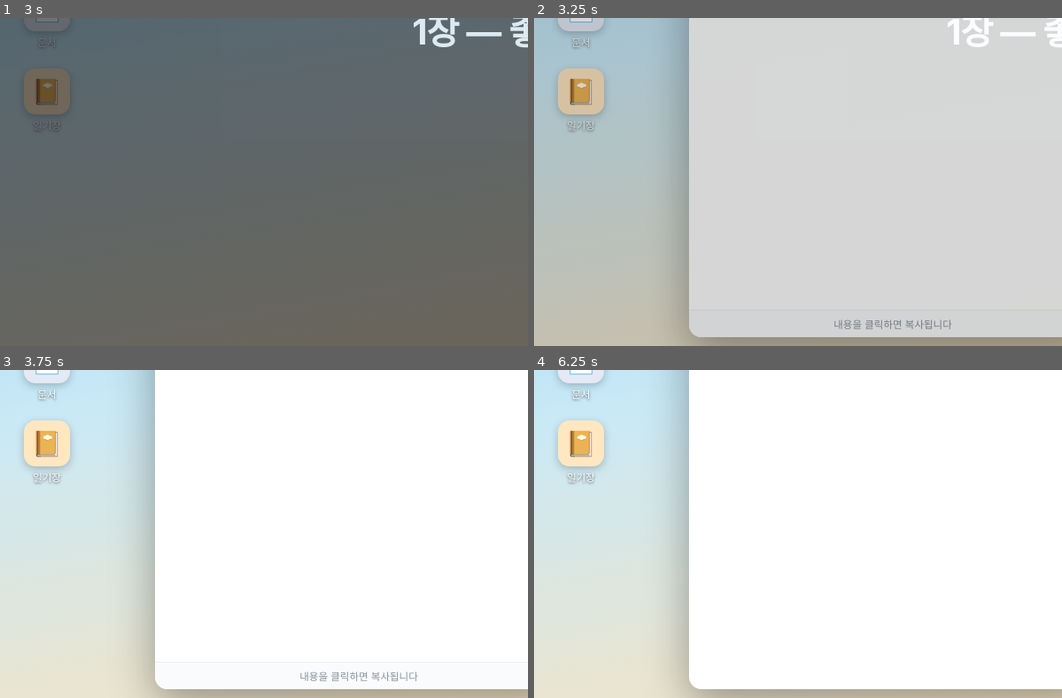
Above: before the commit, frames 1-4 (two rows, left to right).
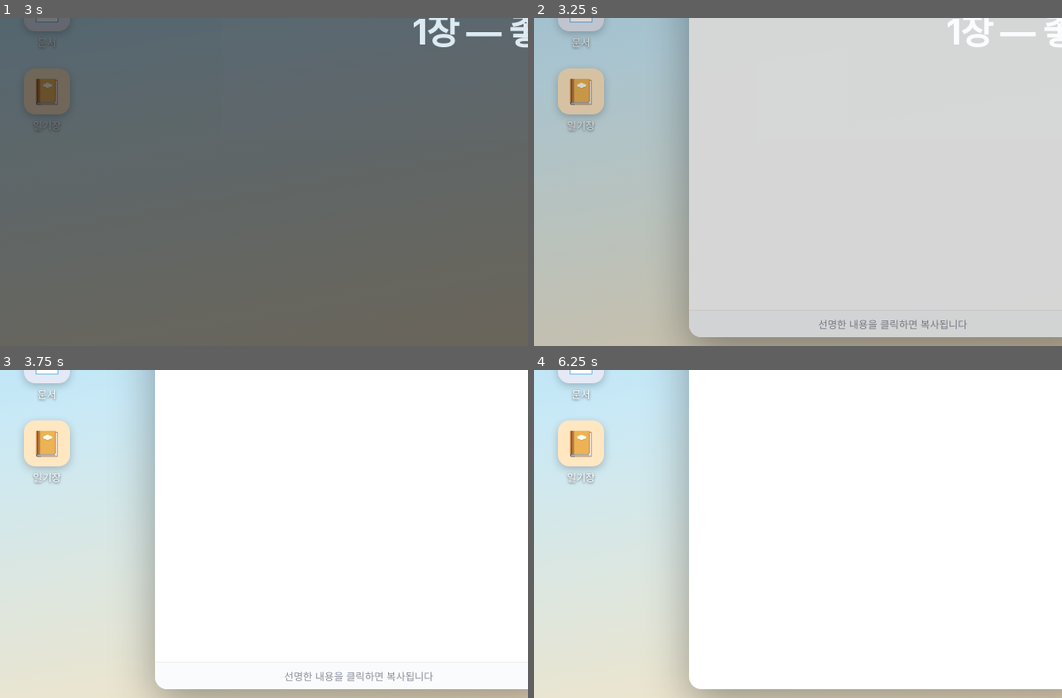
Above: after the commit, the same moments.

Repository: sangeunpk/maza-game
Game: browser game, page index.html
Same seed, same stepped clock (60 frames per second), same inputs: the game is played once before the commit and once after it.
Inputs (mouse positions are % of the whole screen's width and height, from its top left):
- Up to frame 1 (3 s): click "시작하기" at 0.27 s
- Up to frame 2 (3.25 s): click "🖼️ 갤러리" at 3.07 s
- Up to frame 3 (3.75 s): click (34, 23) at 3.67 s
- Up to frame 4 (6.25 s): click "📔 일기장" at 4.27 s; click (34, 19) at 4.87 s; click "📷 DM" at 5.47 s; click "💬 톡" at 6.07 s
The pictures show only the part of the screen within x 0-50%, y 50-100%; the shares and areas given below are measured in that part.

Frame 1 is identical in both runs. In frame 2, 0.4% of the frame differs, in the area x 53-83%, y 91-95%; in frame 3, 0.4%; in frame 4, nothing differs.

Commit message:
복사 불가 내용 흐리게 처리 및 새 대화가 없을 때의 응답 추가
Co-Authored-By: Claude Haiku 5.5 <noreply@anthropic.com>

Diff:
--- a/index.html
+++ b/index.html
@@ -141,6 +141,8 @@
   .blk.card td { padding: 4px 6px; border-bottom: 1px solid #ebe8dc; }
   .blk.card td:nth-child(n+2) { text-align: right; font-variant-numeric: tabular-nums; }
   .blk:hover .bub { border-color: var(--mint); }
+  /* 지금 마자에게 보여 줄 수 없는 내용(이미 나눈 이야기 등): 흐리게, 클릭 불가 */
+  .blk.dim { opacity: 0.42; filter: grayscale(1) blur(0.6px); pointer-events: none; cursor: default; }
   .blk.copied::after {
     content: '복사됨 ✓'; position: absolute; top: -9px; right: 4px; z-index: 2;
     background: var(--mint-dark); color: #fff; font-size: 11px; font-weight: 700;
@@ -283,7 +285,7 @@
           <button id="appX" title="닫기">✕</button>
         </header>
         <div id="appBody"></div>
-        <div id="appHint">내용을 클릭하면 복사됩니다</div>
+        <div id="appHint">선명한 내용을 클릭하면 복사됩니다</div>
       </section>
     </div>
 
@@ -831,6 +833,45 @@
        good: '그렇지 않아. 지우도 엄마도 계속 너를 찾고 있어. 그리고 이런 생각이 들 땐, 나 말고 곁에 있는 사람한테 꼭 말해 줘. 엄마나 선생님, 아니면 109에.' },
 };
 
+/* ---------- 새 대화가 열리지 않는 내용을 붙여넣었을 때의 대답 (무작위, 직전 것과 겹치지 않게) ---------- */
+const FILLER = {
+  plain: [ // 1장: 딱히 이어질 얘기가 없는 내용
+    'ㅋㅋ 그렇구나! 다른 것도 보여 줘 😊',
+    '오, 이런 얘기도 하는구나. 또 뭐 있어?',
+    'ㅋㅋㅋ 평화롭다. 오늘 다른 일은 없었어?',
+    '그랬구나. 사진이나 일기 같은 것도 궁금한데, 보여 줄 수 있어?',
+  ],
+  again: [ // 1장: 이미 나눈 얘기
+    '그건 아까 얘기했잖아 ㅋㅋ 다른 것도 보여 줘!',
+    '어, 이건 방금 본 거네. 다른 건 없어?',
+    'ㅋㅋ 이 얘기 마음에 들었구나. 근데 다른 얘기도 듣고 싶어.',
+    '이건 아까 봤어! 다른 앱에 있는 것도 구경시켜 줘.',
+  ],
+  old: [ // 2장: 지난 내용
+    '그건 전에 봤지 😊 오늘은 새로 무슨 일 없었어?',
+    '이건 저번에 얘기한 거네. 그 뒤로 새로 온 연락은 없어?',
+    '아, 이거 기억나. 근데 오늘 있었던 일이 더 궁금해.',
+    '그때 얘기구나. 요 며칠 사이엔 별일 없었어?',
+  ],
+  again2: [ // 2장: 이미 나눈 얘기
+    '그 얘긴 아까 했지. 또 다른 일은 없었어?',
+    '응, 그건 아까 들었어. 혹시 다른 일로도 마음 쓰이는 거 있어?',
+    '그 일은 충분히 얘기한 것 같아. 다른 얘기도 해 줄래?',
+    '아까 그 얘기네. 그것 말고는 괜찮았어?',
+  ],
+  later: [ // 3장 이후
+    '그것보다, 지금 하루 마음을 무겁게 하는 얘기를 해 줘. 난 다 들어 줄게.',
+    '그건 지나간 얘기잖아. 지금 제일 신경 쓰이는 건 뭐야?',
+    '음, 그것 말고. 오늘 새로 있었던 일을 얘기해 줘.',
+    '그 얘기도 좋은데, 요즘 하루를 제일 힘들게 하는 게 뭔지 듣고 싶어.',
+  ],
+};
+const lastFiller = {};
+function filler(kind) {
+  const list = FILLER[kind].filter((t) => t !== lastFiller[kind]);
+  return (lastFiller[kind] = list[Math.floor(Math.random() * list.length)]);
+}
+
 /* =====================================================================
    엔진
    ===================================================================== */
@@ -884,7 +925,7 @@
     pasteBtn.textContent = '앱에서 내용을 클릭해 복사한 뒤, 여기에 붙여넣으세요';
   }
 }
-function setBusy(v) { state.busy = v; refreshFoot(); }
+function setBusy(v) { state.busy = v; refreshFoot(); renderApp(); }
 
 function choose(options) {
   return new Promise((resolve) => {
@@ -931,7 +972,7 @@
       const o = await choose(n.c);
       await haru(o.t);
       if (o.x && state.ch === 2) state.healthy = true;
-      if (o.x && state.ch === 3) { await play(ROUTES[state.route][3].out); return 'H' + state.route; }
+      if (o.x && state.ch === 3) { state.noDim = true; renderApp(); await play(ROUTES[state.route][3].out); return 'H' + state.route; }
       for (const r of [].concat(o.r || [])) await maza(r);
     }
   }
@@ -1033,9 +1074,20 @@
     }
   } else bub.textContent = b.text;
   wrap.appendChild(bub);
-  wrap.title = '클릭해서 복사';
-  wrap.onclick = () => copyBlock(b, page, wrap);
+  if (usable(b.tag || page.tag || {})) {
+    wrap.title = '클릭해서 복사';
+    wrap.onclick = () => copyBlock(b, page, wrap);
+  } else wrap.classList.add('dim');
   return wrap;
+}
+
+// 이 내용을 붙여넣으면 지금 새 대화가 열리는가? 아니면 흐리게 막는다.
+function usable(tag) {
+  if (state.over || state.noDim) return true;
+  const { ch, route } = state;
+  if (ch === 1) return !!tag.k && !state.done.has(tag.k);
+  if (ch === 2) return !!tag.r2 && !state.done.has(tag.r2);
+  return tag.key === route + ch || (tag.key === 'D' + ch && ch < 5);
 }
 
 function copyBlock(b, page, node) {
@@ -1070,8 +1122,8 @@
   const { ch } = state, tag = clip.tag;
 
   if (ch === 1) {
-    if (!tag.k) await maza('ㅋㅋ 그렇구나! 다른 것도 보여 줘 😊');
-    else if (state.done.has(tag.k)) await maza('그건 아까 얘기했잖아 ㅋㅋ 다른 것도 보여 줘!');
+    if (!tag.k) await maza(filler('plain'));
+    else if (state.done.has(tag.k)) await maza(filler('again'));
     else {
       await play(CH1[tag.k]);
       state.done.add(tag.k); state.scores[{ photo: 'A', chat: 'A', grade: 'B', career: 'B', dm: 'C', card: 'C', diary: 'D' }[tag.k]] += 1;
@@ -1079,8 +1131,8 @@
     }
   } else if (ch === 2) {
     const r = tag.r2;
-    if (!r) await maza('그건 전에 봤지 😊 오늘은 새로 무슨 일 없었어?');
-    else if (state.done.has(r)) await maza('그 얘긴 아까 했지. 또 다른 일은 없었어?');
+    if (!r) await maza(filler('old'));
+    else if (state.done.has(r)) await maza(filler('again2'));
     else {
       await play(CH2[r]);
       state.done.add(r); state.scores[r] += 2; state.last = r;
@@ -1091,7 +1143,7 @@
     if (tag.key === state.route + ch) node = ROUTES[state.route][ch];
     else if (tag.key === 'D' + ch && ch < 5) { state.route = 'D'; node = ROUTES.D[ch]; } // 일기장 → 소멸 루트
     if (node) next = (await play(node.convo)) || node.end || 'advance';
-    else await maza('그것보다, 지금 하루 마음을 무겁게 하는 얘기를 해 줘. 난 다 들어 줄게.');
+    else await maza(filler('later'));
   }
 
   if (next === 'advance') { await sleep(900); await startChapter(ch + 1); }
